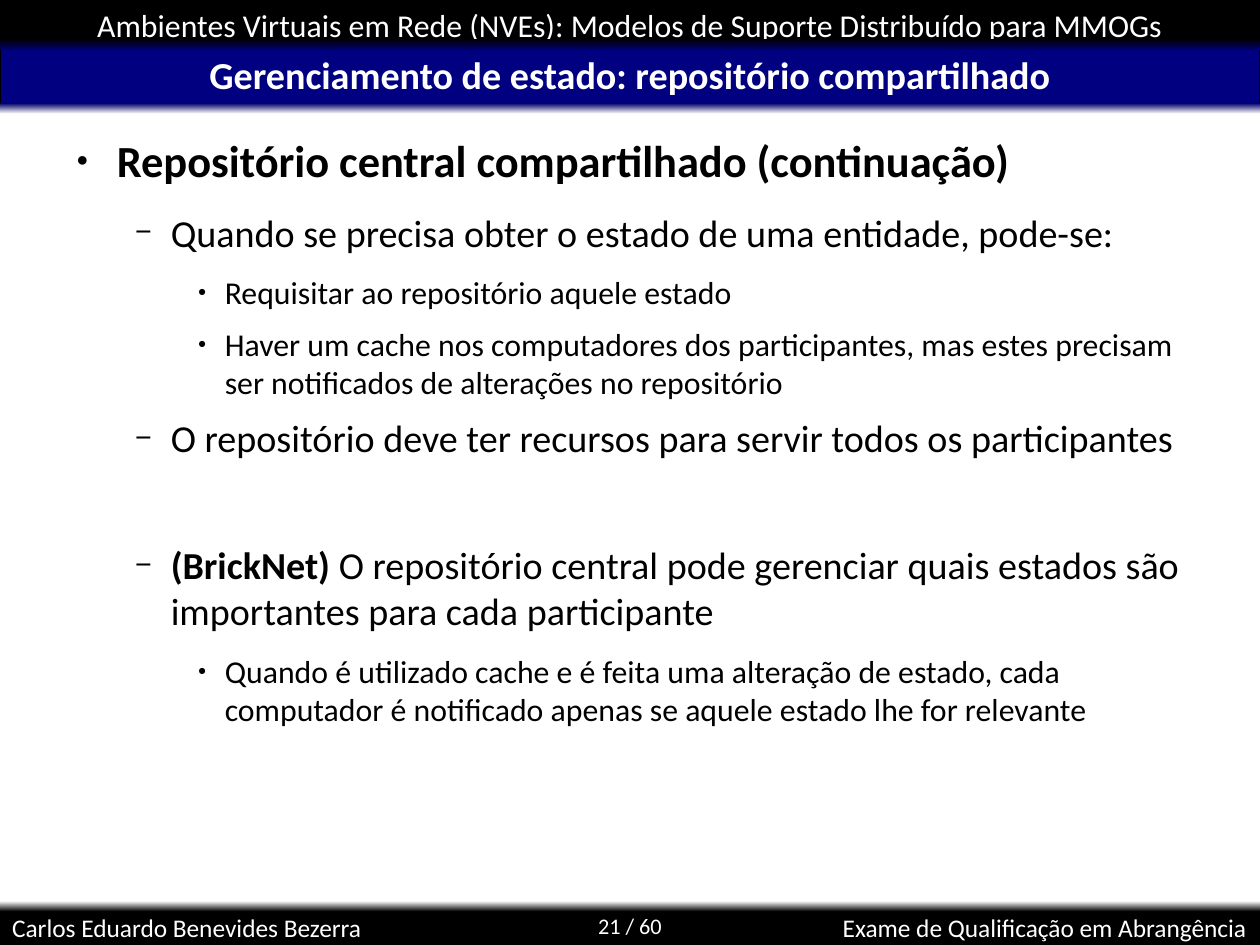
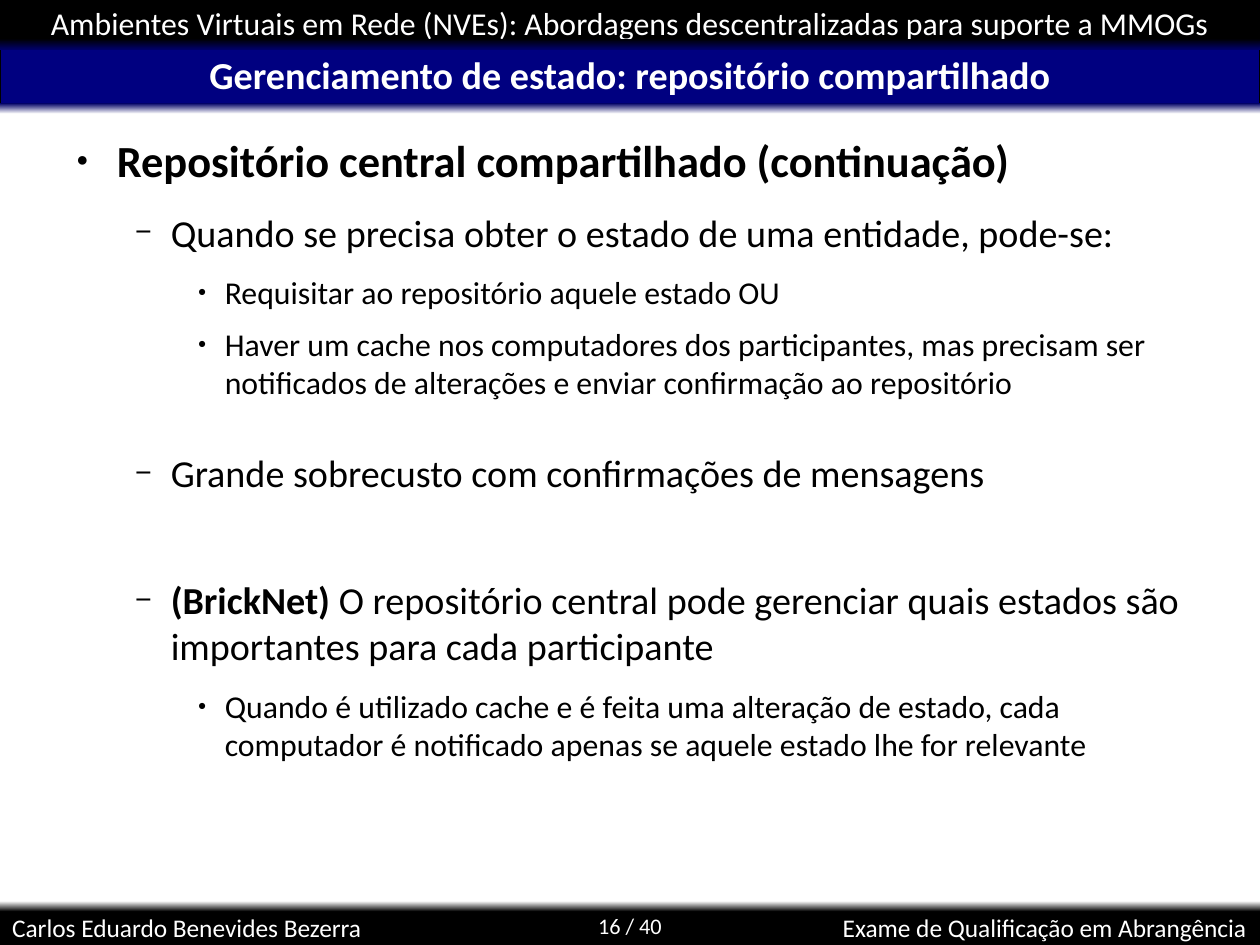
Before and after one commit to kdubezerra/kdubezerra, a slide deck: slide 16 of disciplinas/cmp600/app_turbo.ppt (slide 21 before the commit). Drawn at 1260x945 pixels with LibreOffice and Linux fonts; fonts in the diff are those of the drawing; background and template pictures are left out. Boxes give left, top, right and bottom in pixels: in the first picture for what was removed or moved away, otherwise in the second. Text is boxed around its words. In the diff, an @@ line names an element or a change of style, - is before the commit and + after.

```diff
--- a/disciplinas/cmp600/app_turbo.ppt
+++ b/disciplinas/cmp600/app_turbo.ppt
@@ text in rectangle at [51, 12, 1208, 39]: text changed @@
-Ambientes Virtuais em Rede (NVEs): Modelos de Suporte Distribuído para MMOGs
+Ambientes Virtuais em Rede (NVEs): Abordagens descentralizadas para suporte a MMOGs
@@ text at [171, 282, 1145, 494]: text changed @@
-    ● Requisitar ao repositório aquele estado
-    ● Haver um cache nos computadores dos participantes, mas estes precisam ser notificados de alterações no repositório
-  − O repositório deve ter recursos para servir todos os participantes
+    ● Requisitar ao repositório aquele estado OU
+    ● Haver um cache nos computadores dos participantes, mas precisam ser notificados de alterações e enviar confirmação ao repositório
+  − Grande sobrecusto com confirmações de mensagens
@@ page number at [598, 919, 662, 934]: text changed @@
-21 / 60
+16 / 40
```
Also in this commit, not shown: 34 other slides changed, 5 slides added, 25 slides removed.
